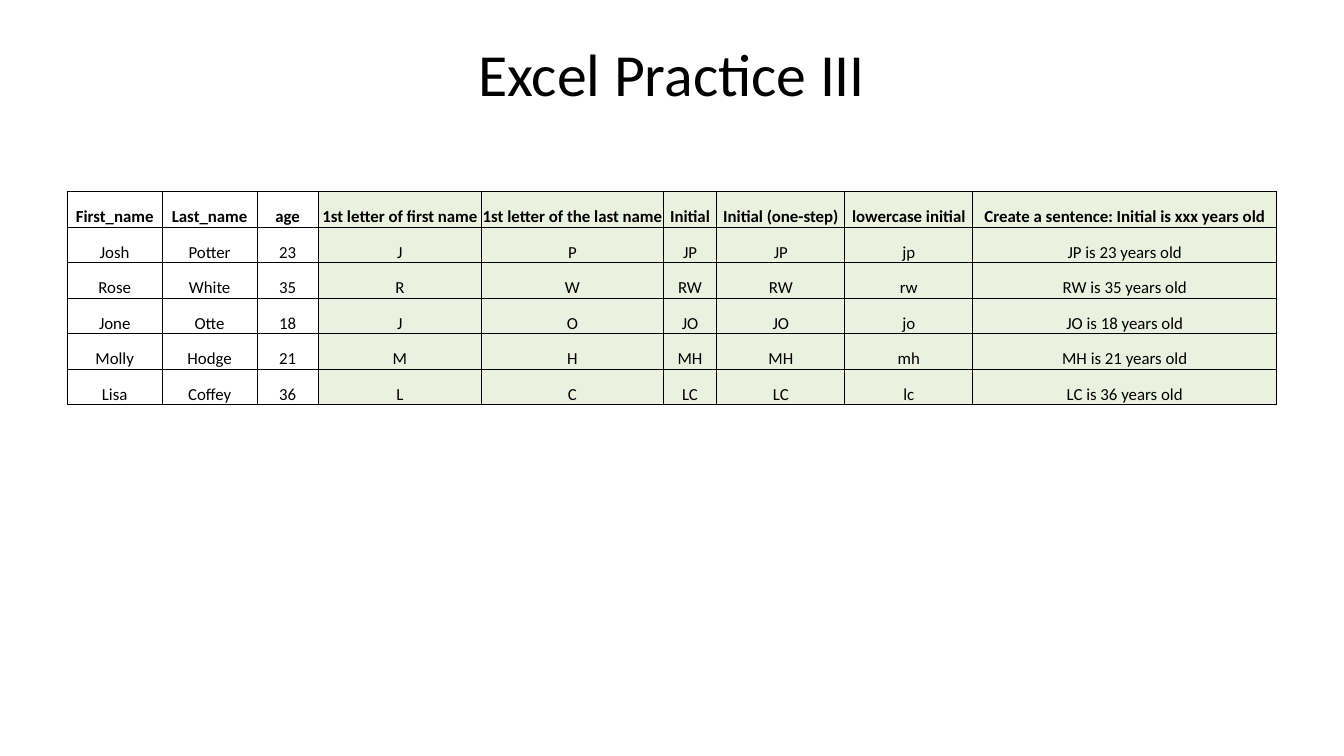
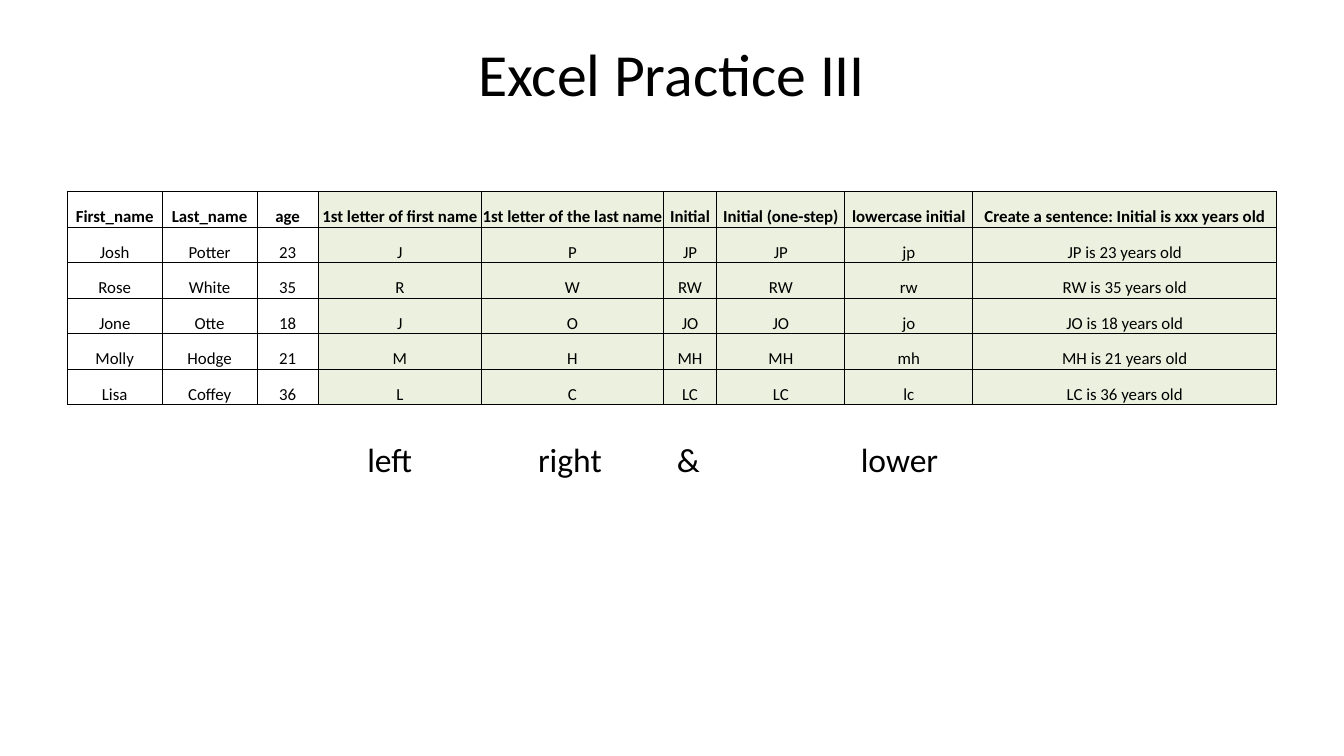
Before and after one commit to liu3zhenlab/teaching, a slide deck: slide 6 of PLPTH813Bioinformatis/2025/2_lab/lab01_Excel_regex_vi.pptx. Drawn at 1344x756 pixels with LibreOffice and Linux fonts; fonts in the diff are those of the drawing. Boxes give left, top, right and bottom in pixels: in the first picture for what was removed or moved away, otherwise in the second. Text is boxed around its words. In the diff, an @@ line names an element or a change of style, - is before the commit and + after.

Commit message:
Lecture03

```diff
--- a/PLPTH813Bioinformatis/2025/2_lab/lab01_Excel_regex_vi.pptx
+++ b/PLPTH813Bioinformatis/2025/2_lab/lab01_Excel_regex_vi.pptx
@@ text added at (x1=367, y1=448, x2=412, y2=473), 18 pt, text #000000 @@
+left
@@ text added at (x1=538, y1=448, x2=602, y2=478), 18 pt, text #000000 @@
+right
@@ text added at (x1=664, y1=433, x2=714, y2=487), 18 pt, text #000000 @@
+&
@@ text added at (x1=861, y1=448, x2=938, y2=473), 18 pt, text #000000 @@
+lower
```
Also in this commit, not shown: 2 other files.
